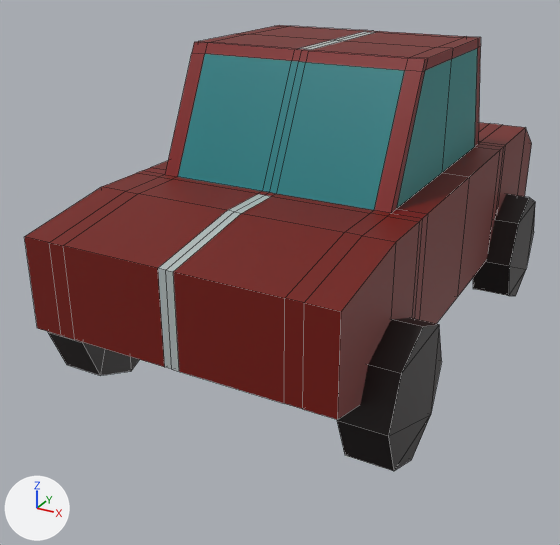
The OBJ model assets/car.obj as it was, and as the next commit left it.
Camera for both pictures: a camera (50 mm lens) standing at (1.93, -4.19, 2.38) and looking at (-0.19, -0.32, 0.45). Every picture has the same lights, and +X, +Y and +Z are marked at lower left. Mesh edges are drawn as thin lines. Where no turn or scale is listed for an object, it has been applied to the vertices.
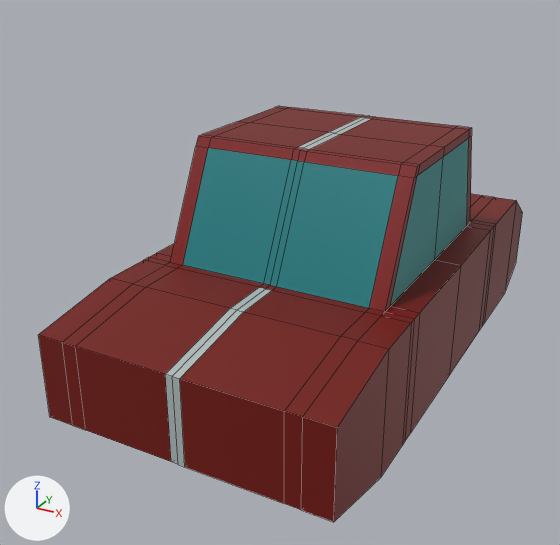
What changed in the scene script:
```text
Change me_cube:
    where me_cube.from_pydata(...)  # 302 vertices, 312 faces; spans x -0.99..0.99, y -1.71..1.66, z 0.01..1.81
    used by ob_cube; location = (0.0, 0.0, 0.0)
    me_cube part 1: the loose piece of 238 vertices spanning x -0.84..0.84, y -1.71..1.66, z 0.39..1.81 is moved by (0.0, 0.0, -0.54)
    me_cube part 2: the loose piece of 16 vertices spanning x 0.75..0.99, y 0.63..1.37, z 0.01..0.75 is deleted
    me_cube part 3: the loose piece of 16 vertices spanning x 0.75..0.99, y -1.5..-0.77, z 0.01..0.75 is deleted
    me_cube part 4: the loose piece of 16 vertices spanning x -0.99..-0.75, y -1.5..-0.77, z 0.01..0.75 is deleted
```

Location of each change, [x1, y1, x2, y2] in pixels of the pictures (560 x 545 px; the box of a moved part takes in the faces that stretch with it):
'Cube', reshaped (7% shorter)
    before: [25, 25, 535, 471]
    after: [38, 106, 523, 522]
part 1 of me_cube, moved or reshaped
    before: [25, 25, 532, 420]
    after: [38, 106, 523, 522]
part 2 of me_cube, deleted
    before: [473, 194, 535, 296]
part 3 of me_cube, deleted (black)
    before: [337, 318, 442, 471]
part 4 of me_cube, deleted (black)
    before: [48, 332, 140, 375]
